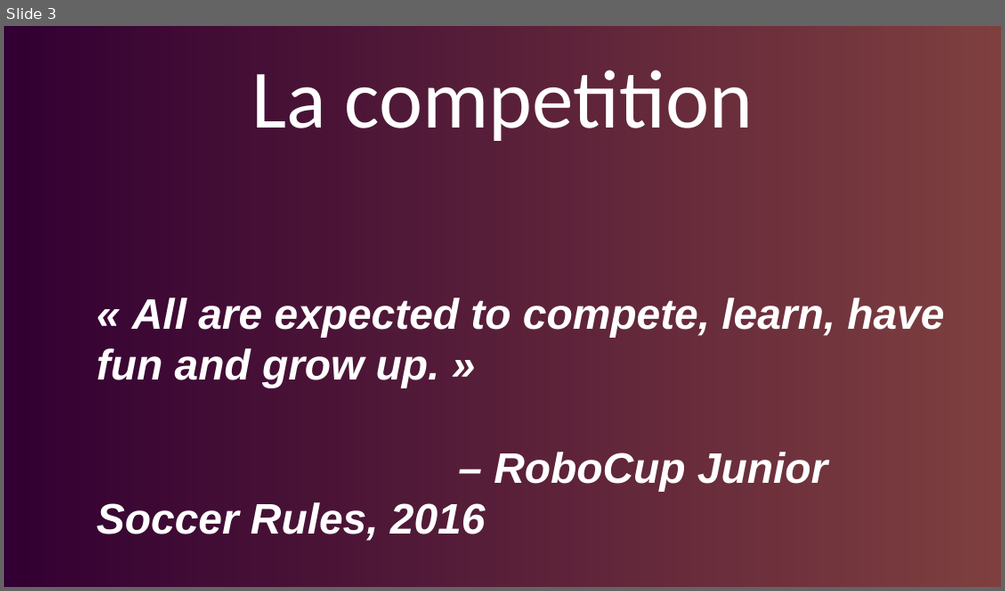
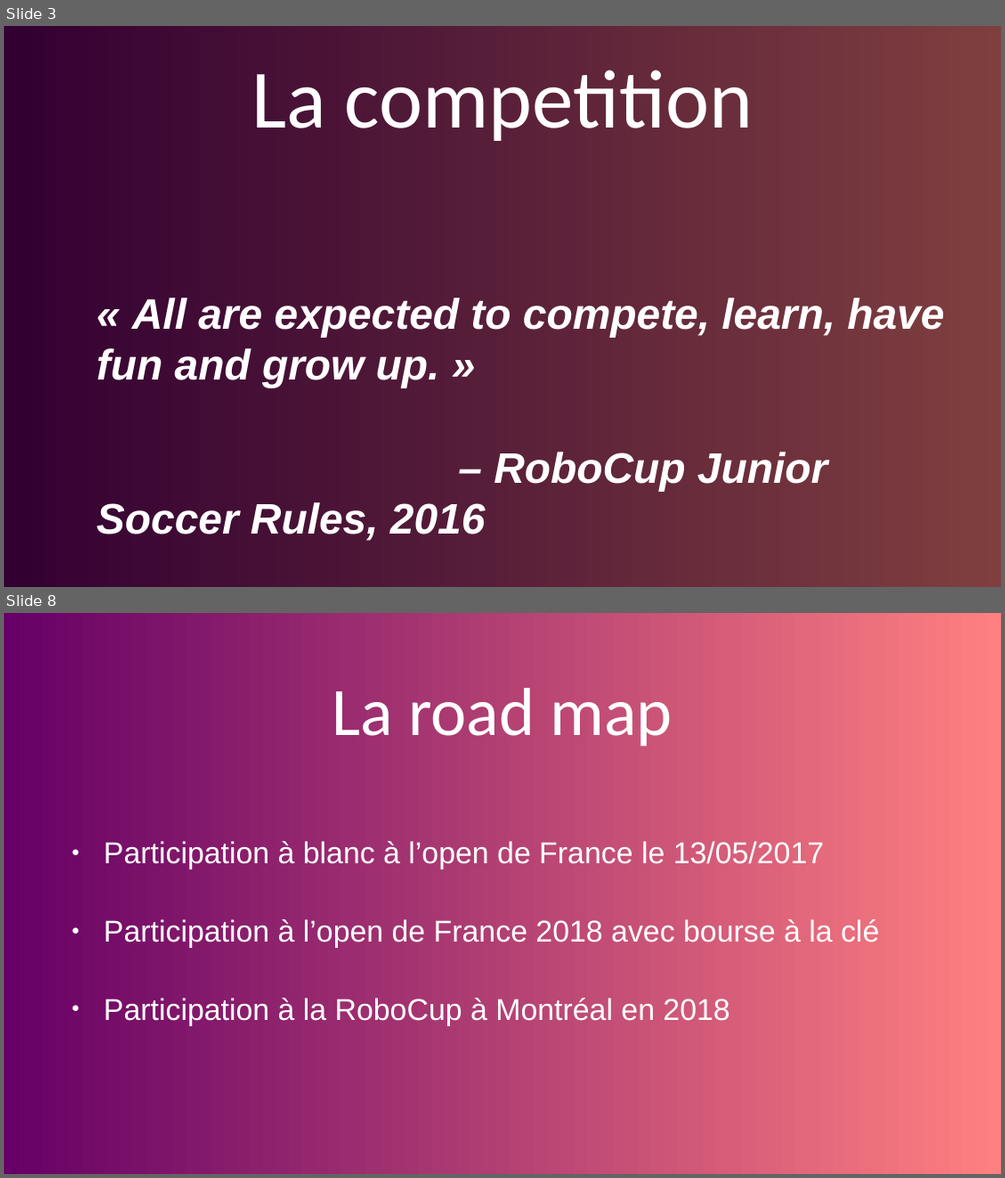
Before and after one commit to Rhoban/Junior, a slide deck: introduction.odp. Shown one above the other, each under a label of ours: slide 3 before the commit, slides 3 and 8 after it; the slides between them are not shown. The pictures are 1005x591 and 1005x1178 pixels, drawn with LibreOffice and Linux fonts; fonts in the diff are those of the drawing; background and template pictures are left out. Boxes give left, top, right and bottom in pixels: in the first picture for what was removed or moved away, otherwise in the second. Text is boxed around its words. In the diff, an @@ line names an element or a change of style, - is before the commit and + after.

```diff
--- a/introduction.odp
+++ b/introduction.odp
@@ slide 8 added at (4,613,1001,1174), background gradient #660066 to #FF8080 @@
@@ title added at (332,688,672,747), 54 pt, text #FFFFFF @@
+La road map
@@ text added at (104,841,879,1025), 24 pt, text #FFFFFF @@
+● Participation à blanc à l’open de France le 13/05/2017
+● Participation à l’open de France 2018 avec bourse à la clé
+● Participation à la RoboCup à Montréal en 2018
```
Also in this commit, not shown: 2 slides changed, 4 other slides added, 1 slide removed, 1 other file.
